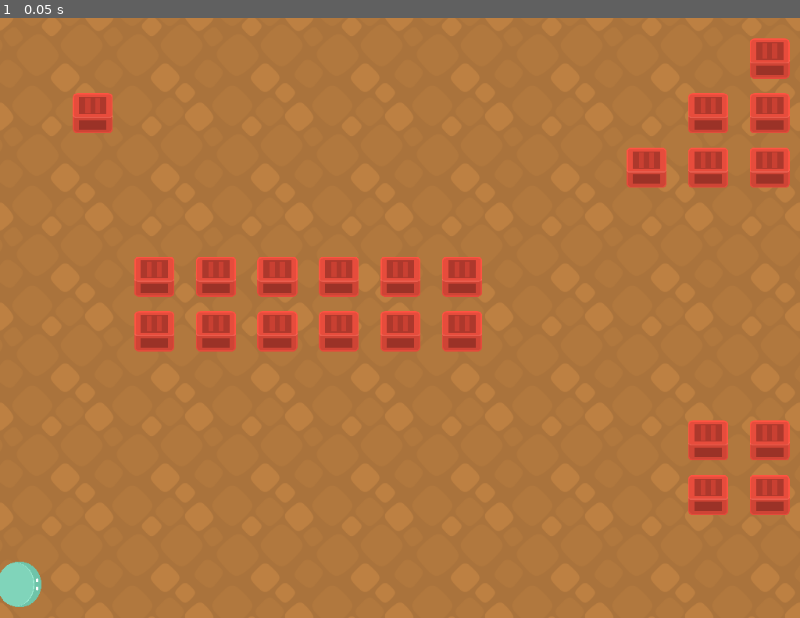
Above: before the commit, frame 1.
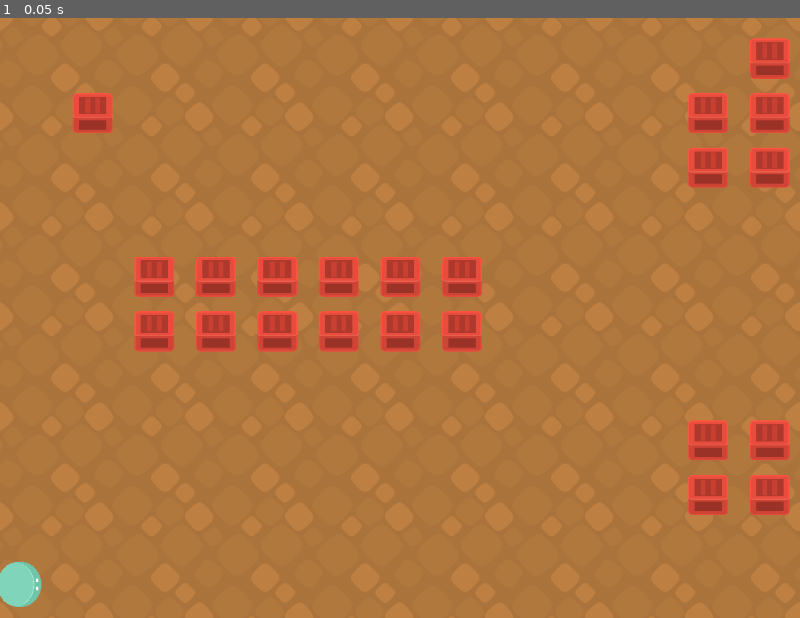
Above: after the commit, the same moment.

Repository: Herbrant/riBOTtaro
Game: Godot game, scene res://scene/base.tscn
Same seed, same stepped clock (60 frames per second), same inputs: the game is played once before the commit and once after it.
Inputs:
- Up to frame 1 (0.05 s): no input

The runs differ from the first frame. In frame 1, 0.3% of the frame differs, in the area x 78-84%, y 21-29%.

Commit message:
fix(godot): rotation_degrees

Diff:
--- a/godot/script/CharacterBody2D.gd
+++ b/godot/script/CharacterBody2D.gd
@@ -35,8 +35,10 @@
 					var x_pos = 25  + data[0] * screen_size[0]
 					var y_pos = 725 - (data[1] * screen_size[1])
 
+
+					if rotation_degrees != -rad_to_deg(data[2]):
+						rotation_degrees = -(180 - rad_to_deg(data[2]))
 					position = position.lerp(Vector2(x_pos, y_pos), _delta)
-					rotation_degrees = -(180 - rad_to_deg(data[2]))
 
 					#velocity = Vector2.ZERO
 					#move_and_slide()
--- a/godot/script/base.gd
+++ b/godot/script/base.gd
@@ -1,7 +1,7 @@
 extends Node2D
 
 func load_map():
-	var file = FileAccess.open("res://config/matrix3.txt", FileAccess.READ)
+	var file = FileAccess.open("res://config/A.txt", FileAccess.READ)
 	var line = ""
 	var map = []
 
Not shown, added: godot/config/A.txt
Not shown, added: godot/config/B.txt
